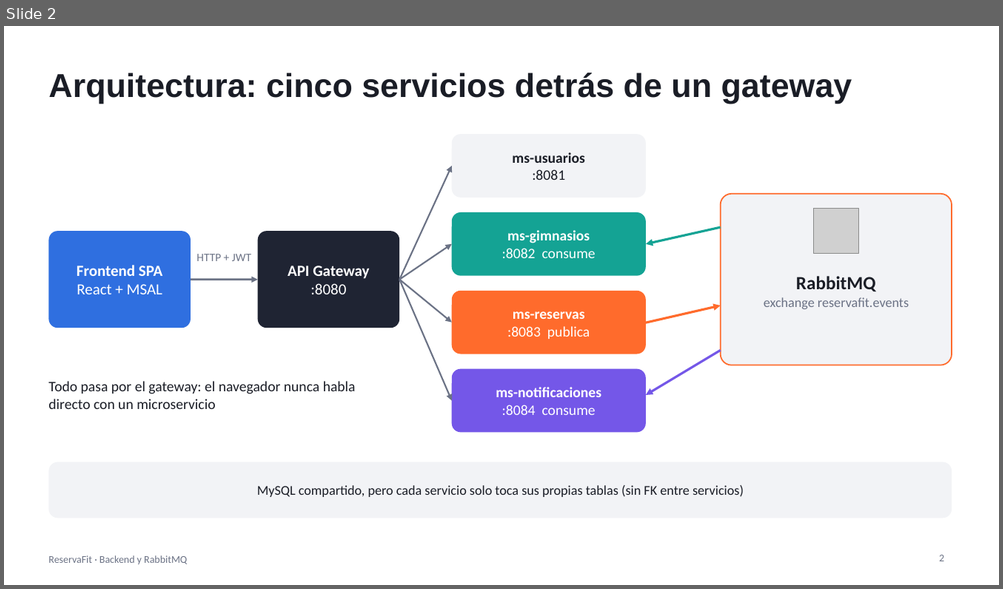
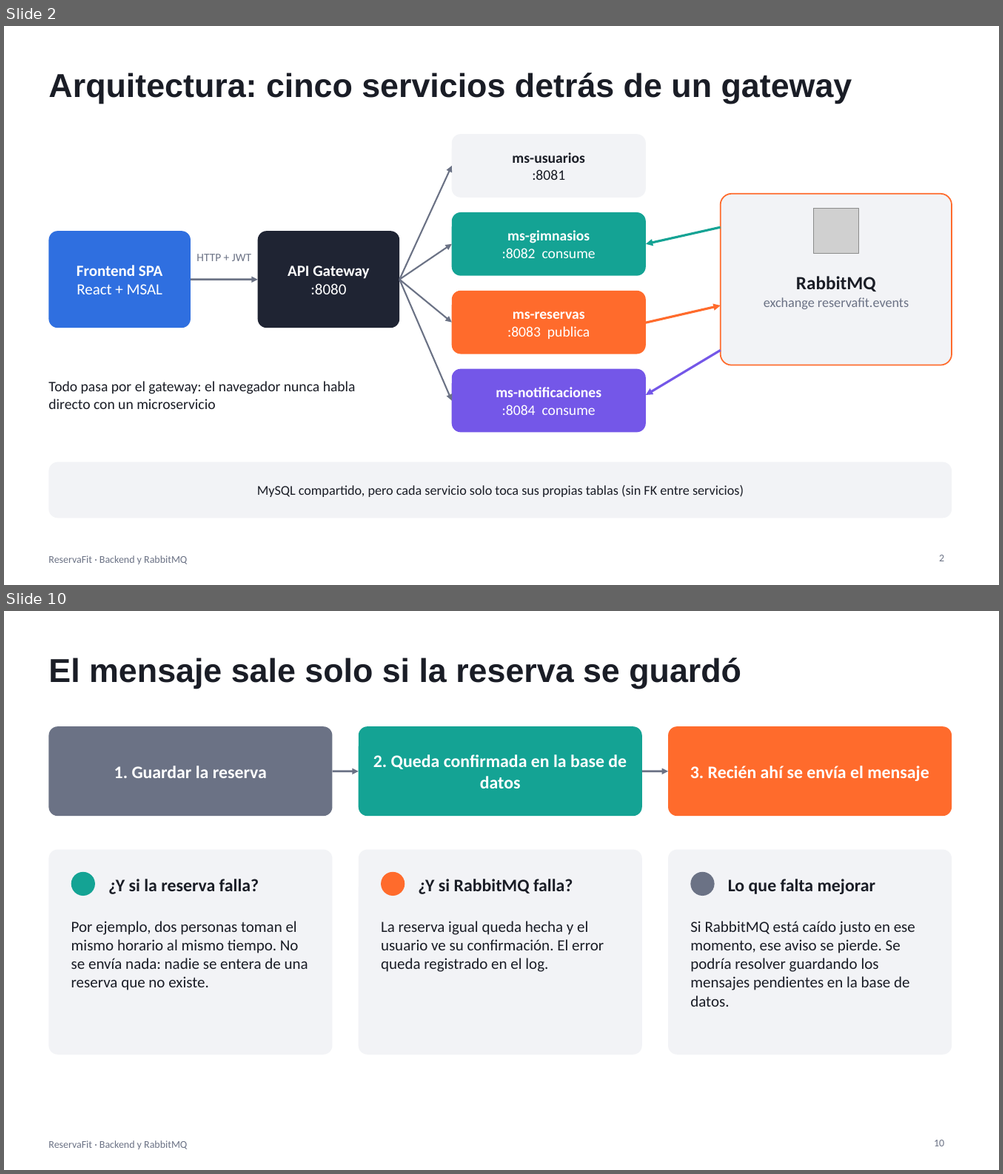
Before and after one commit to nxiiio/ReservaFit, a slide deck: docs/presentacion-backend-rabbitmq.pptx. Shown one above the other, each under a label of ours: slide 2 before the commit, slides 2 and 10 after it; the slides between them are not shown. The pictures are 1003x589 and 1003x1174 pixels, drawn with LibreOffice and Linux fonts; fonts in the diff are those of the drawing; grey boxes stand for pictures. Boxes give left, top, right and bottom in pixels: in the first picture for what was removed or moved away, otherwise in the second. Text is boxed around its words. In the diff, an @@ line names an element or a change of style, - is before the commit and + after.

```diff
--- a/docs/presentacion-backend-rabbitmq.pptx
+++ b/docs/presentacion-backend-rabbitmq.pptx
@@ slide 10 added at (4, 611, 999, 1170), background #FFFFFF; not listed: 1 template element that a slide beside it also shows @@
@@ title added at (48, 658, 741, 688), 32 pt, text #1A1D26, bold @@
+El mensaje sale solo si la reserva se guardó
@@ rounded rectangle added at (48, 726, 333, 816), fill #6B7285 @@
@@ rounded rectangle added at (358, 726, 642, 816), fill #14A394 @@
@@ rounded rectangle added at (668, 726, 951, 816), fill #FF6B2C @@
@@ text added at (114, 766, 267, 778), 17 pt, text #FFFFFF, bold @@
+1. Guardar la reserva
@@ text added at (373, 755, 626, 789), 17 pt, text #FFFFFF, bold @@
+2. Queda confirmada en la base de datos
@@ text added at (690, 766, 928, 781), 17 pt, text #FFFFFF, bold @@
+3. Recién ahí se envía el mensaje
@@ arrow added from (333, 772) to (358, 772), #6B7285 2 pt @@
@@ arrow added from (642, 772) to (668, 772), #6B7285 2 pt @@
@@ rounded rectangle added at (48, 850, 333, 1055), fill #F2F3F6 @@
@@ rounded rectangle added at (358, 850, 642, 1055), fill #F2F3F6 @@
@@ rounded rectangle added at (668, 850, 951, 1055), fill #F2F3F6 @@
@@ ellipse added at (71, 872, 95, 896), fill #14A394 @@
@@ ellipse added at (381, 872, 404, 896), fill #FF6B2C @@
@@ ellipse added at (691, 872, 714, 896), fill #6B7285 @@
@@ text added at (108, 879, 259, 894), 17 pt, text #1A1D26, bold @@
+¿Y si la reserva falla?
@@ text added at (418, 879, 572, 894), 17 pt, text #1A1D26, bold @@
+¿Y si RabbitMQ falla?
@@ text added at (728, 879, 875, 894), 17 pt, text #1A1D26, bold @@
+Lo que falta mejorar
@@ text added at (71, 921, 308, 991), 15 pt, text #1A1D26 @@
+Por ejemplo, dos personas toman el mismo horario al mismo tiempo. No se envía nada: nadie se entera de una reserva que no existe.
@@ text added at (381, 921, 603, 972), 15 pt, text #1A1D26 @@
+La reserva igual queda hecha y el usuario ve su confirmación. El error queda registrado en el log.
@@ text added at (690, 921, 915, 1007), 15 pt, text #1A1D26 @@
+Si RabbitMQ está caído justo en ese momento, ese aviso se pierde. Se podría resolver guardando los mensajes pendientes en la base de datos.
@@ page number added at (933, 1140, 944, 1147), 10 pt, text #6B7285 @@
+10
```
Also in this commit, not shown: 10 slides changed, 2 other slides added, 4 slides removed.
